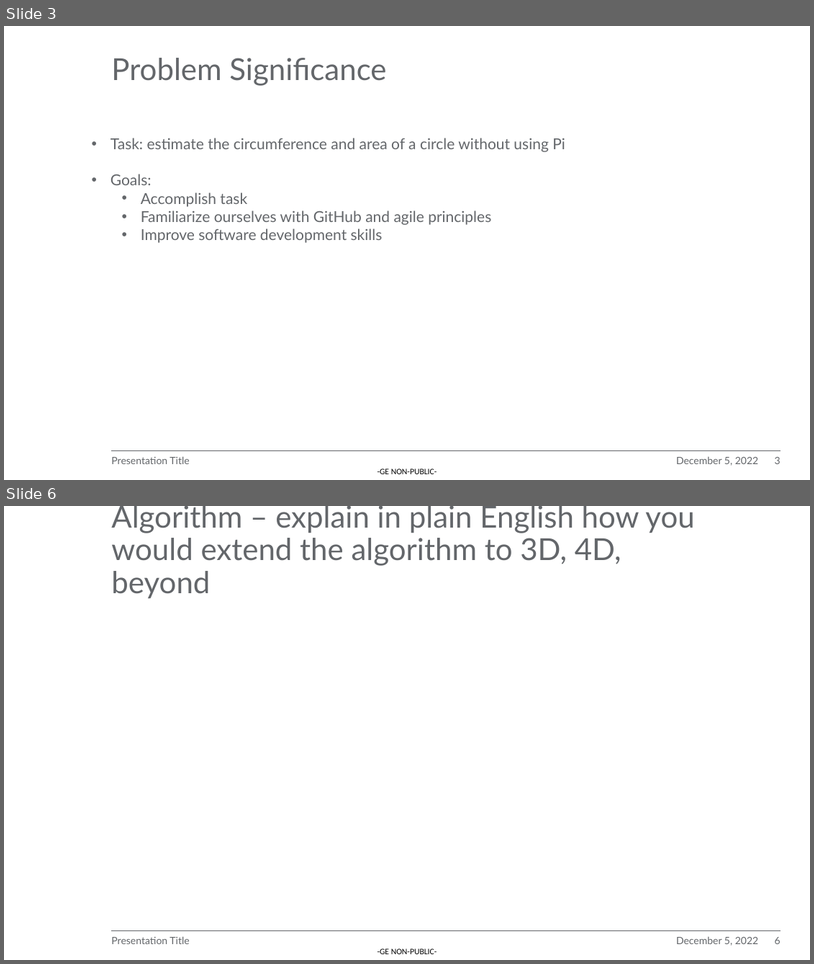
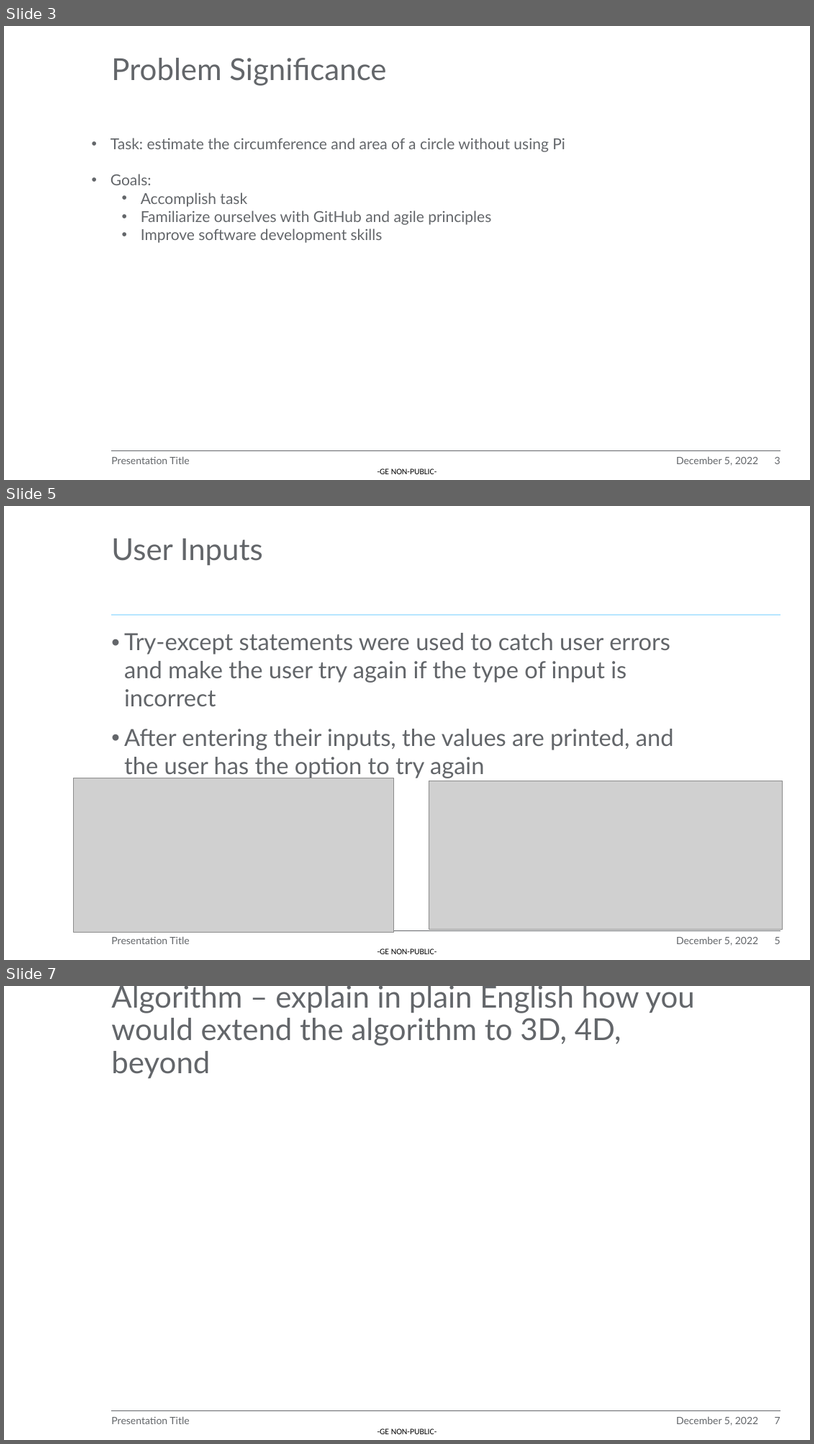
Before and after one commit to EEDP-2022-A/A-Course_Software_Homework_2022, a slide deck: Sprint Review PPT.pptx. Shown one above the other, each under a label of ours: slides 3 and 6 before the commit, slides 3, 5 and 7 after it; the slides between them are not shown. The pictures are 814x964 and 814x1444 pixels, drawn with LibreOffice and Linux fonts; fonts in the diff are those of the drawing; grey boxes stand for pictures; background and template pictures are left out. Boxes give left, top, right and bottom in pixels: in the first picture for what was removed or moved away, otherwise in the second. Text is boxed around its words. In the diff, an @@ line names an element or a change of style, - is before the commit and + after.

```diff
--- a/Sprint Review PPT.pptx
+++ b/Sprint Review PPT.pptx
@@ slide 5 added at (4, 506, 810, 960), background #FFFFFF; not listed: 2 template elements that a slide beside it also shows @@
@@ title added at (111, 538, 263, 565), 36 pt, text #63666A @@
+User Inputs
@@ line added from (112, 615) to (782, 615), #B7E6FF 1.5 pt @@
@@ text added at (124, 633, 674, 778), 28 pt, text #63666A @@
+• Try-except statements were used to catch user errors and make the user try again if the type of input is incorrect
+• After entering their inputs, the values are printed, and the user has the option to try again
@@ line added from (186, 615) to (782, 615), #BDC7EC 1.5 pt @@
@@ picture added at (73, 778, 394, 932) @@
@@ picture added at (430, 780, 783, 929) @@
@@ text added at (111, 936, 189, 944), 12 pt, text #63666A @@
+Presentation Title
@@ text added at (676, 937, 759, 945), 12 pt, text #63666A @@
+December 5, 2022
@@ page number added at (775, 937, 781, 944), 12 pt, text #63666A @@
+5
@@ what was slide 6 is now slide 7 @@
@@ page number at (775, 1417, 781, 1424): text changed @@
-6
+7
```
Also in this commit, not shown: 2 slides changed.
